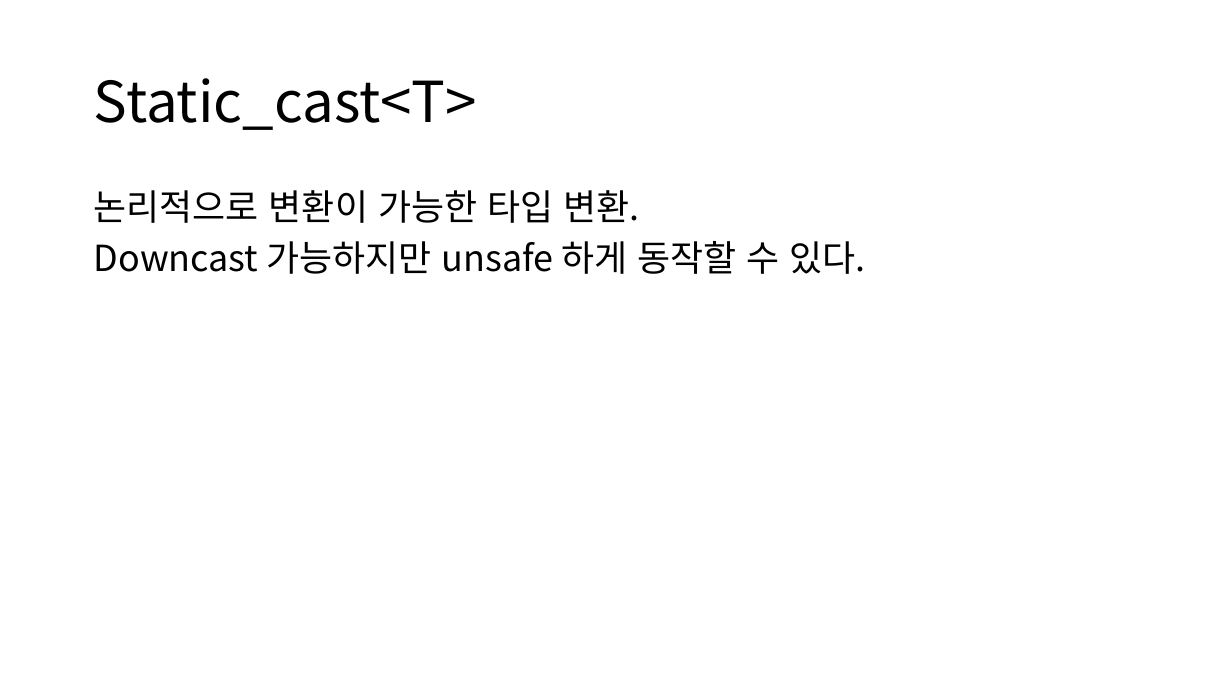
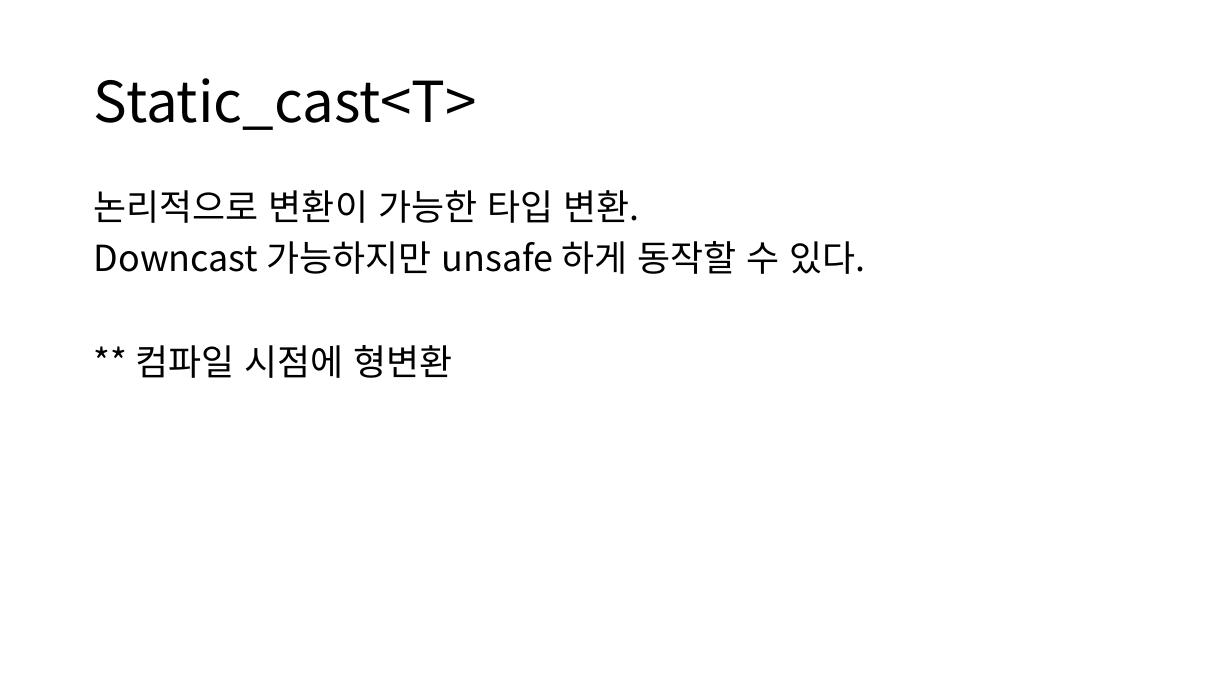
Before and after one commit to roka0105/Team.Yggdrasil_Server, a slide deck: slide 12 of 심화학기 발표자료/가상함수와 dynamic_cast.pptm. Drawn at 1232x693 pixels with LibreOffice and Linux fonts; fonts in the diff are those of the drawing. Boxes give left, top, right and bottom in pixels: in the first picture for what was removed or moved away, otherwise in the second. Text is boxed around its words. In the diff, an @@ line names an element or a change of style, - is before the commit and + after.

Commit message:
가상함수테이블과 cast 관련 ppt 발표 후 교수님 추가 설명들은것 추가.

```diff
--- a/심화학기 발표자료/가상함수와 dynamic_cast.pptm
+++ b/심화학기 발표자료/가상함수와 dynamic_cast.pptm
@@ text at [135, 345, 453, 378]: paragraph added @@
+** 컴파일 시점에 형변환
```
Also in this commit, not shown: 1 slide added, 1 slide removed.
